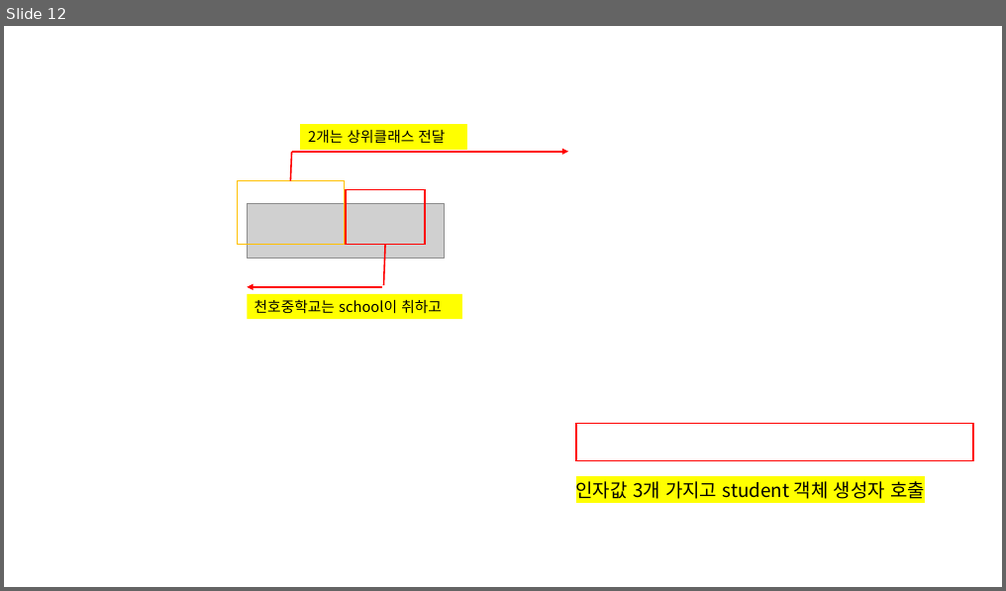
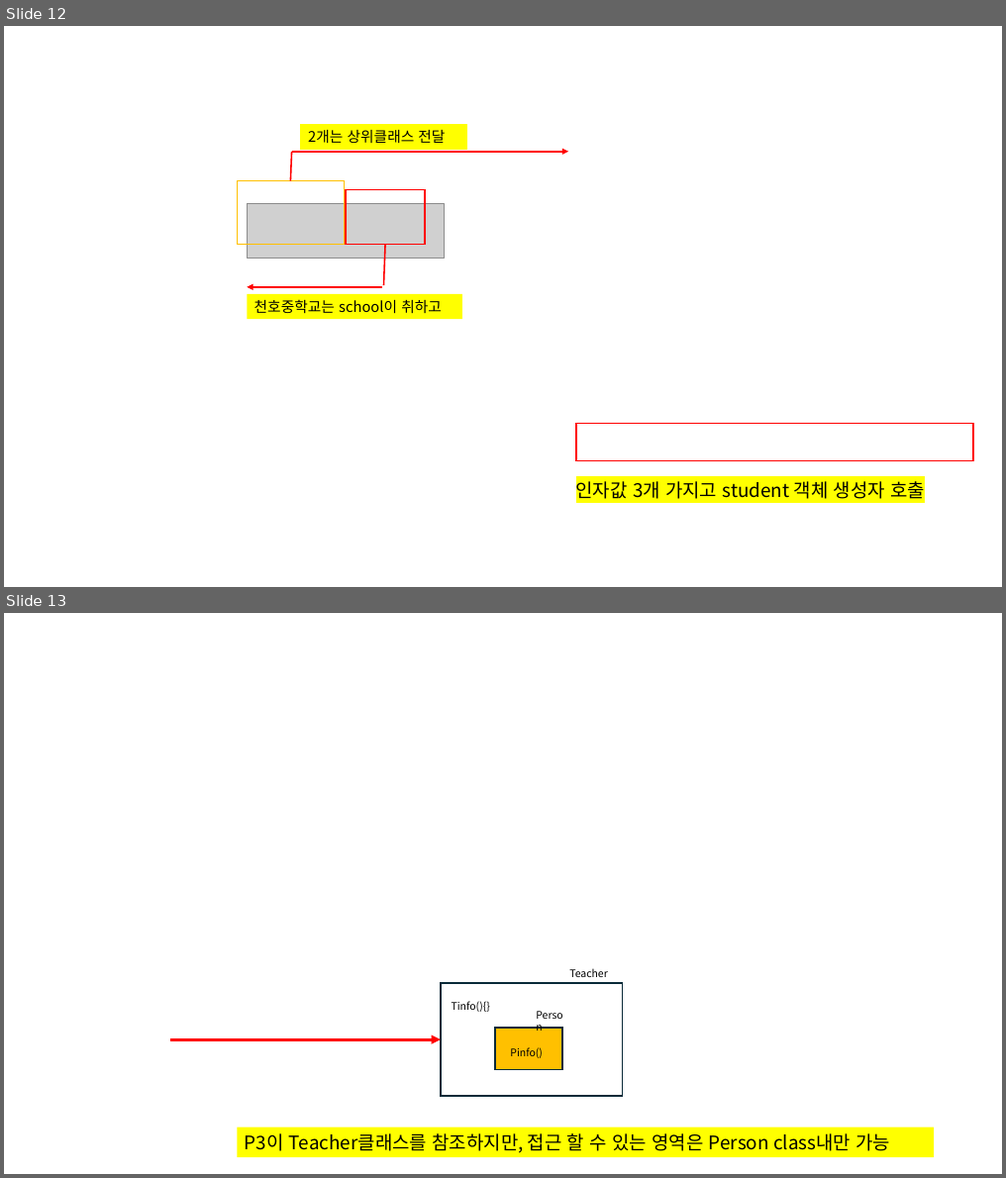
Before and after one commit to sinaboro/Java_20251020, a slide deck: java수업.pptm. Shown one above the other, each under a label of ours: slide 12 before the commit, slides 12 and 13 after it. The pictures are 1006x591 and 1006x1178 pixels, drawn with LibreOffice and Linux fonts; fonts in the diff are those of the drawing; grey boxes stand for pictures; background and template pictures are left out. Boxes give left, top, right and bottom in pixels: in the first picture for what was removed or moved away, otherwise in the second. Text is boxed around its words. In the diff, an @@ line names an element or a change of style, - is before the commit and + after.

```diff
--- a/java수업.pptm
+++ b/java수업.pptm
@@ slide 13 added at [4, 613, 1002, 1174], background picture (left out) @@
@@ text added at [569, 968, 608, 977], 10 pt, text #000000 @@
+Teacher
@@ rectangle added at [441, 983, 623, 1096], outline #092A39 1.5 pt @@
@@ text added at [451, 1001, 490, 1012], 10 pt, text #000000 @@
+Tinfo(){}
@@ rectangle added at [495, 1028, 562, 1069], fill #FFC000, outline #092A39 1.5 pt @@
@@ text added at [529, 1005, 576, 1026], 10 pt, text #000000 @@
+Person
@@ arrow added from (170, 1040) to (441, 1040), #FF0000 3 pt @@
@@ text added at [510, 1048, 543, 1059], 10 pt, text #000000 @@
+Pinfo()
@@ rectangle added at [237, 1128, 934, 1158], fill #FFFF00, 18 pt, text #000000 @@
+P3이 Teacher클래스를 참조하지만, 접근 할 수 있는 영역은 Person class내만 가능
```
Also in this commit, not shown: 1 other slide added, 8 other files.
